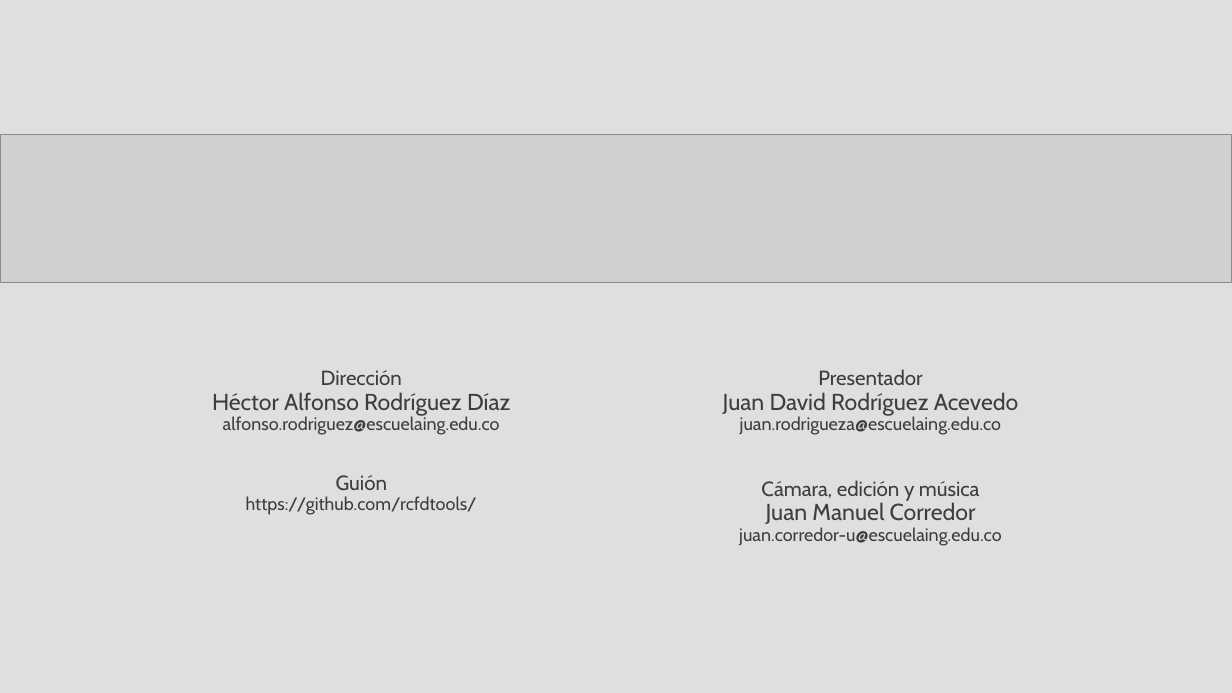
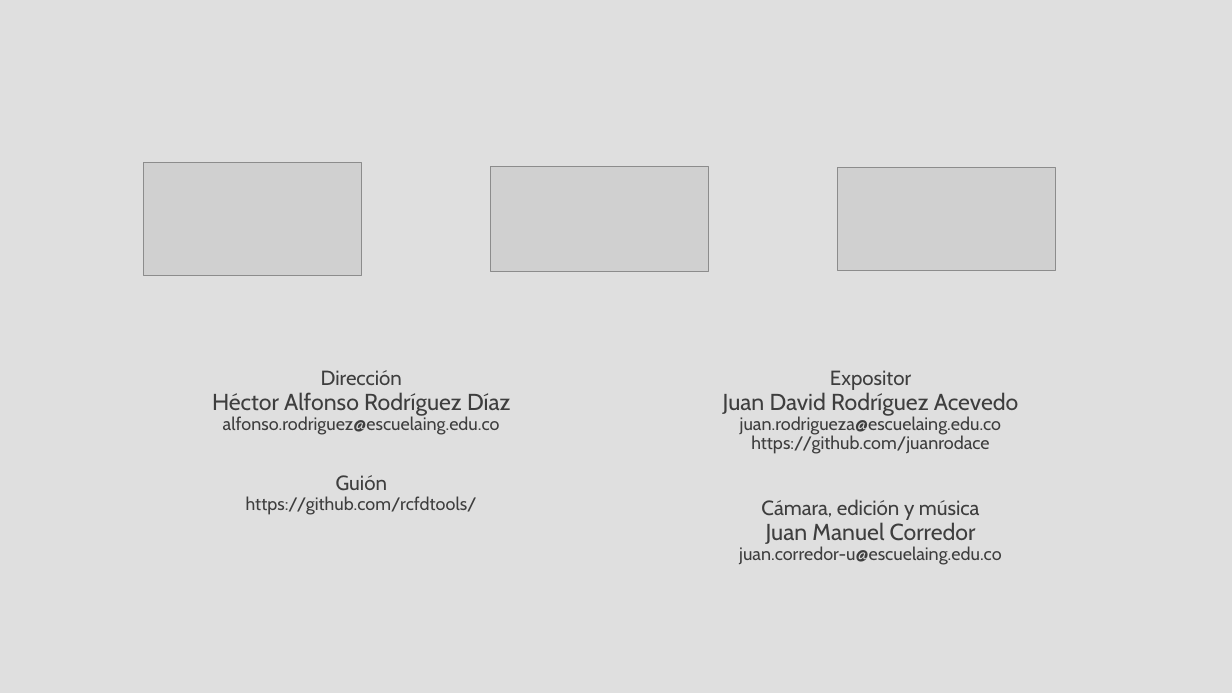
Before and after one commit to rcfdtools/R.TeachingResearchGuide, a slide deck: slide 25 of Section01/Section01.pptx. Drawn at 1232x693 pixels with LibreOffice and Linux fonts; fonts in the diff are those of the drawing; grey boxes stand for pictures. Boxes give left, top, right and bottom in pixels: in the first picture for what was removed or moved away, otherwise in the second. Text is boxed around its words. In the diff, an @@ line names an element or a change of style, - is before the commit and + after.

```diff
--- a/Section01/Section01.pptx
+++ b/Section01/Section01.pptx
@@ picture removed at (0, 134, 1232, 282) @@
@@ picture added at (143, 163, 361, 276) @@
@@ picture added at (491, 166, 709, 271) @@
@@ picture added at (837, 167, 1055, 270) @@
@@ text at (830, 370, 911, 390): text changed @@
-Presentador
+Expositor
@@ text at (751, 435, 989, 454): paragraph added @@
+https://github.com/juanrodace
```
Also in this commit, not shown: 9 other files.
